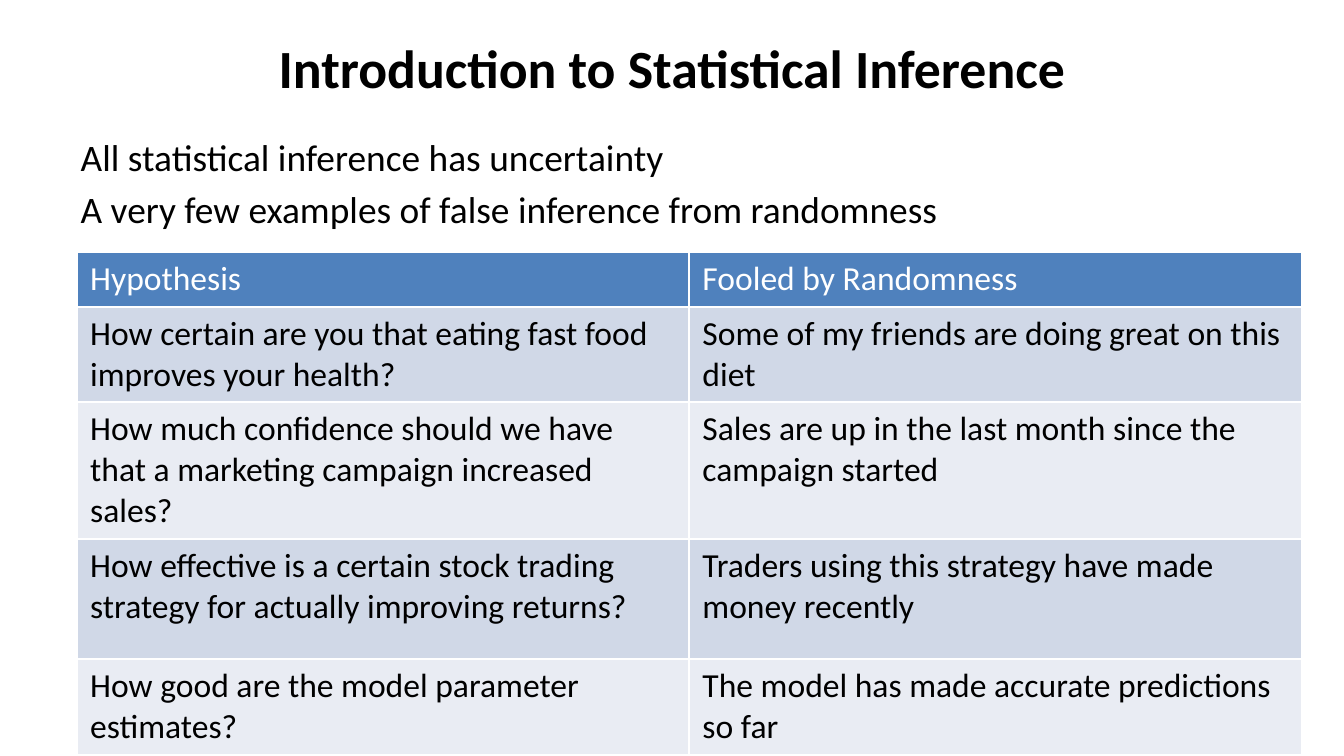
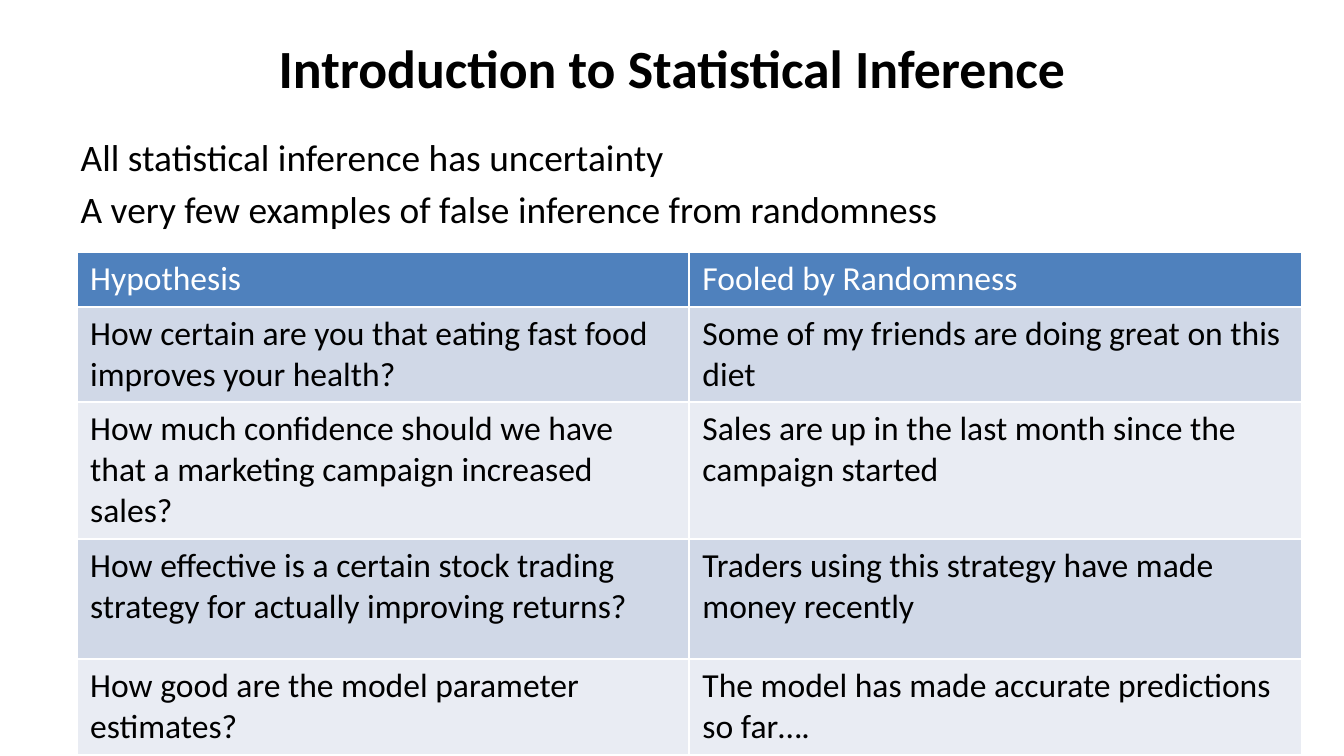
Before and after one commit to StephenElston/CSCI-E-83, a slide deck: slide 3 of LectureSlides/06a_WhyInferenceIsImportant.pptx. Drawn at 1344x756 pixels with LibreOffice and Linux fonts; fonts in the diff are those of the drawing. Boxes give left, top, right and bottom in pixels: in the first picture for what was removed or moved away, otherwise in the second. Text is boxed around its words. In the diff, an @@ line names an element or a change of style, - is before the commit and + after.

Commit message:
Reworded slide

```diff
--- a/LectureSlides/06a_WhyInferenceIsImportant.pptx
+++ b/LectureSlides/06a_WhyInferenceIsImportant.pptx
@@ table at (77, 253, 1302, 750) @@
-row 5, column 2: The model has made accurate predictions so far
+row 5, column 2: The model has made accurate predictions so far….
```
